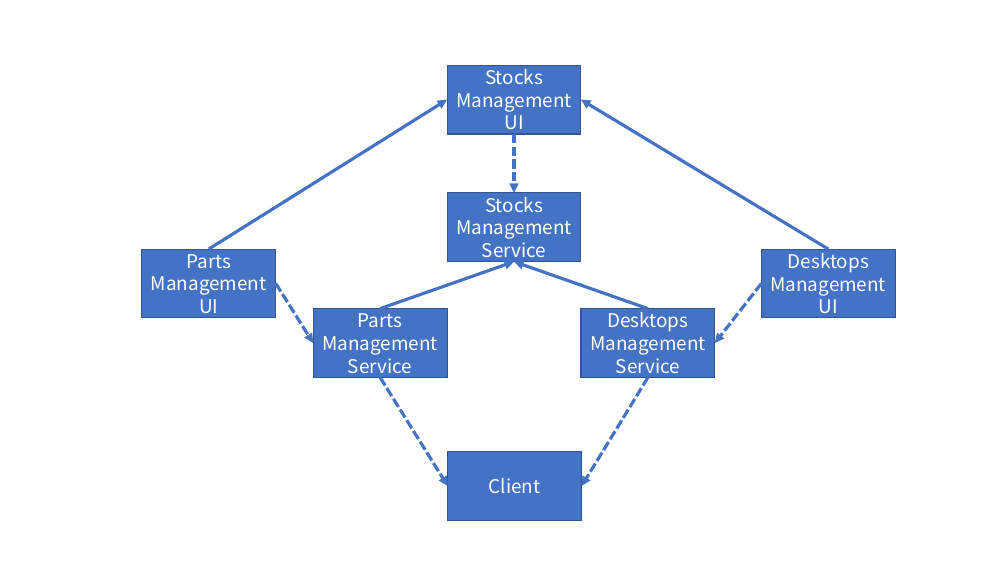
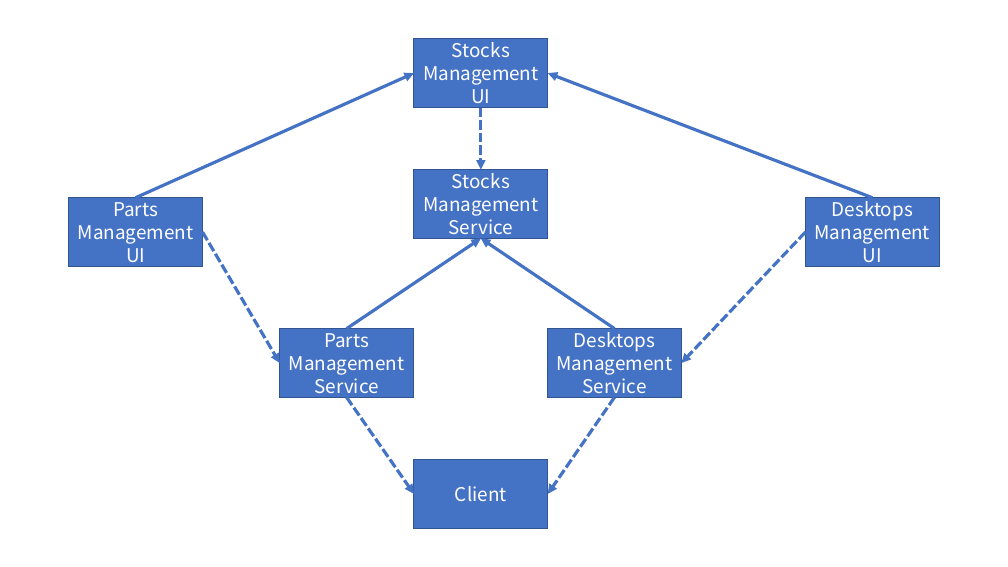
Before and after one commit to LeeSM0518/TIL, a slide deck: slide 2 of Java/Java_Project/out/production/Java_Project/seminar_project/ClassStructure.pptx. Drawn at 1008x567 pixels with LibreOffice and Linux fonts; fonts in the diff are those of the drawing. Boxes give left, top, right and bottom in pixels: in the first picture for what was removed or moved away, otherwise in the second. Text is boxed around its words. In the diff, an @@ line names an element or a change of style, - is before the commit and + after.

```diff
--- a/Java/Java_Project/out/production/Java_Project/seminar_project/ClassStructure.pptx
+++ b/Java/Java_Project/out/production/Java_Project/seminar_project/ClassStructure.pptx
@@ arrow moved from (209, 249) - (447, 100) to (135, 198) - (414, 73) @@
@@ arrow moved from (829, 250) - (582, 100) to (873, 198) - (548, 73) @@
@@ 2 rectangles, 1 arrow: place and size @@
-2 rectangles, 1 arrow at <box>447,65,581,262</box>
+2 rectangles, 1 arrow at <box>414,39,548,238</box>
@@ rectangle "Parts": place and size @@
-rectangle "Parts" at <box>142,249,276,318</box>
+rectangle "Parts" at <box>69,198,203,267</box>
@@ rectangle "Desktops": place and size @@
-rectangle "Desktops" at <box>761,250,895,318</box>
+rectangle "Desktops" at <box>805,198,939,267</box>
@@ arrow moved from (276, 284) - (313, 343) to (203, 232) - (280, 363) @@
@@ arrow moved from (380, 309) - (514, 262) to (347, 329) - (481, 238) @@
@@ arrow moved from (648, 309) - (514, 262) to (615, 329) - (481, 238) @@
@@ arrow moved from (761, 284) - (715, 343) to (805, 232) - (681, 363) @@
@@ rectangle "Parts": place and size @@
-rectangle "Parts" at <box>313,309,447,377</box>
+rectangle "Parts" at <box>280,329,414,398</box>
@@ rectangle "Desktops": place and size @@
-rectangle "Desktops" at <box>582,309,715,377</box>
+rectangle "Desktops" at <box>547,329,681,398</box>
@@ arrow moved from (380, 377) - (448, 486) to (347, 398) - (414, 494) @@
@@ arrow moved from (648, 377) - (582, 486) to (615, 398) - (548, 494) @@
@@ rectangle "Client": place and size @@
-rectangle "Client" at <box>448,451,582,520</box>
+rectangle "Client" at <box>414,460,548,529</box>
```
Also in this commit, not shown: 1 other slide changed, 9 other files.
